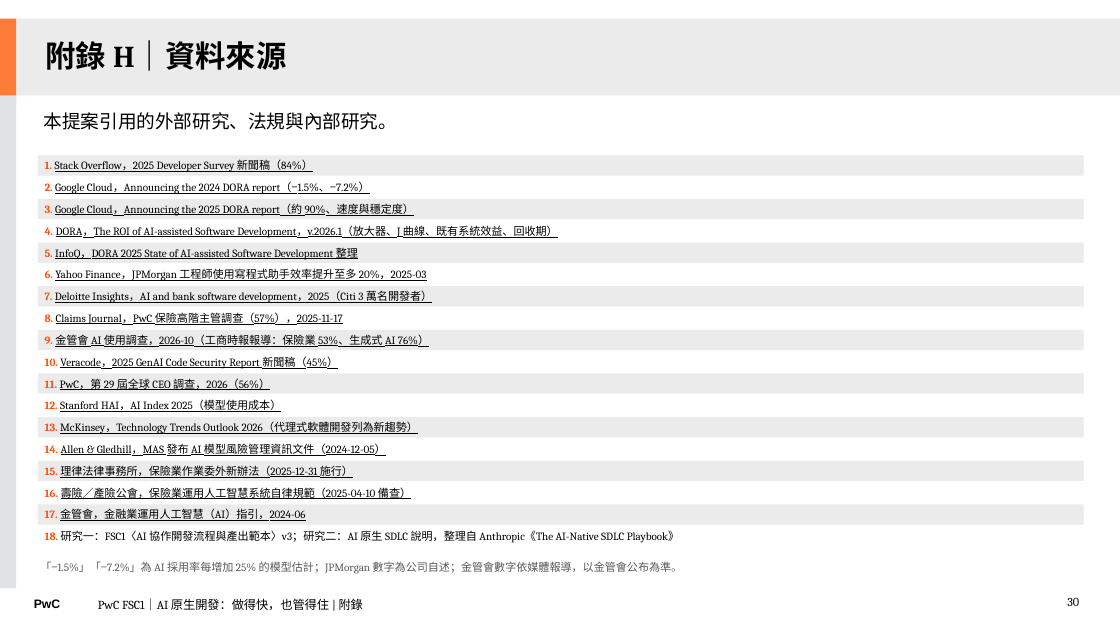
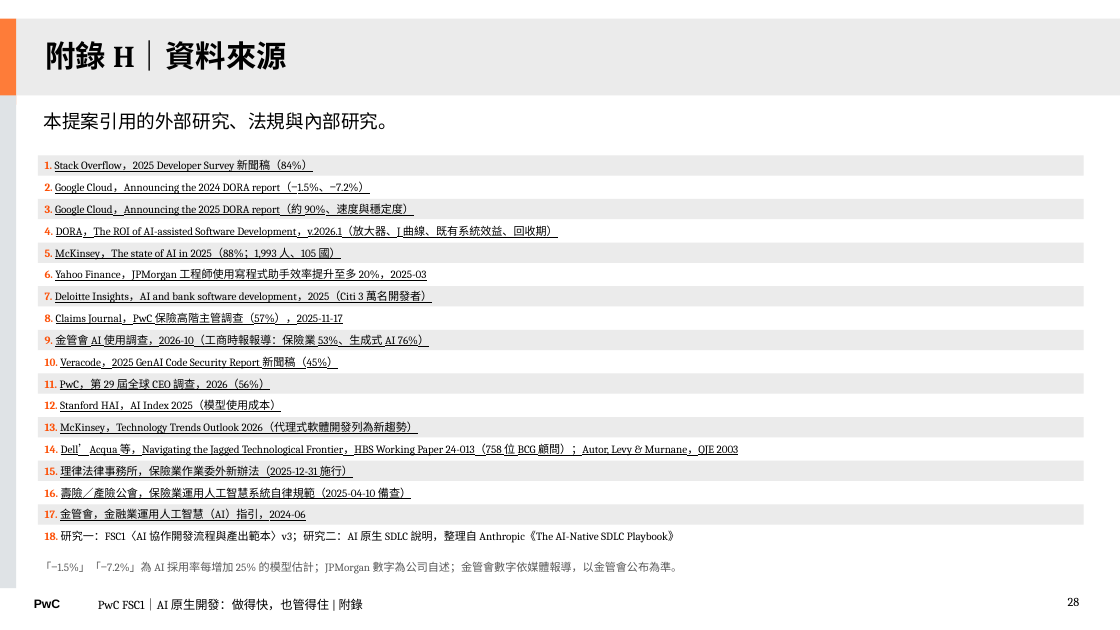
Before and after one commit to Robshao/PwC_FSC1, a slide deck: slide 28 of research/ai-native-sdlc/AI原生開發_做得快也管得住_合夥人審閱版.pptx (slide 30 before the commit). Drawn at 1120x630 pixels with LibreOffice and Linux fonts; fonts in the diff are those of the drawing. Boxes give left, top, right and bottom in pixels: in the first picture for what was removed or moved away, otherwise in the second. Text is boxed around its words. In the diff, an @@ line names an element or a change of style, - is before the commit and + after.

```diff
--- a/research/ai-native-sdlc/AI原生開發_做得快也管得住_合夥人審閱版.pptx
+++ b/research/ai-native-sdlc/AI原生開發_做得快也管得住_合夥人審閱版.pptx
@@ text in rectangle at [45, 247, 341, 260]: text changed @@
-5. InfoQ，DORA 2025 State of AI-assisted Software Development 整理
+5. McKinsey，The state of AI in 2025（88%；1,993 人、105 國）
@@ text in rectangle at [45, 443, 739, 456]: text changed @@
-14. Allen & Gledhill，MAS 發布 AI 模型風險管理資訊文件（2024-12-05）
+14. Dell’Acqua 等，Navigating the Jagged Technological Frontier，HBS Working Paper 24-013（758 位 BCG 顧問）；Autor, Levy & Murnane，QJE 2003
@@ page number at [1068, 598, 1080, 606]: text changed @@
-30
+28
```
Also in this commit, not shown: 9 other slides changed, 2 slides removed, 8 other files.
